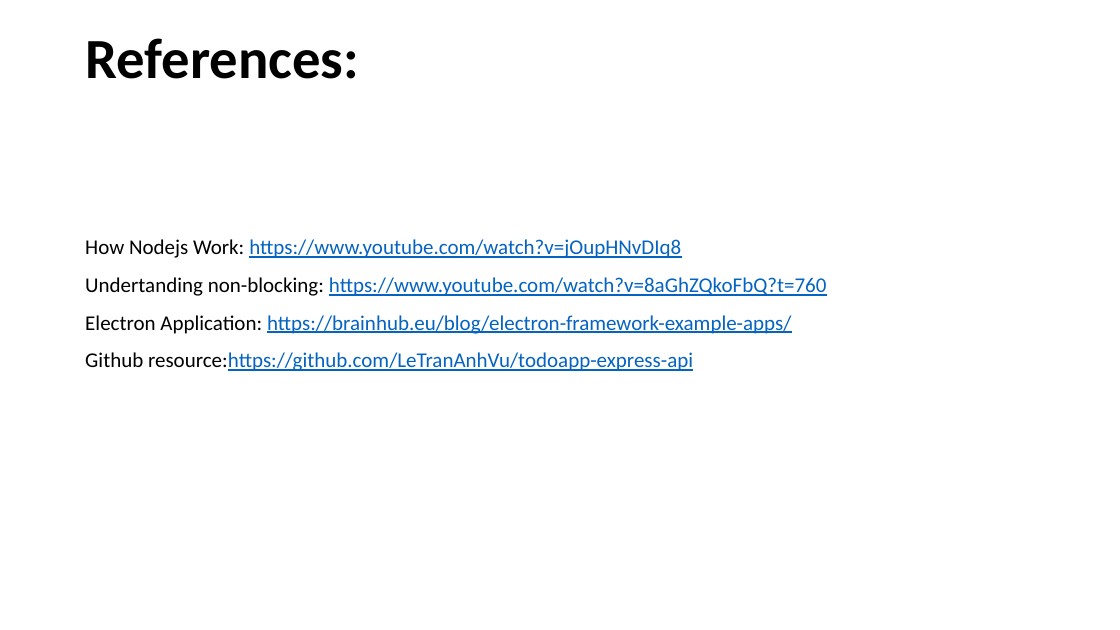
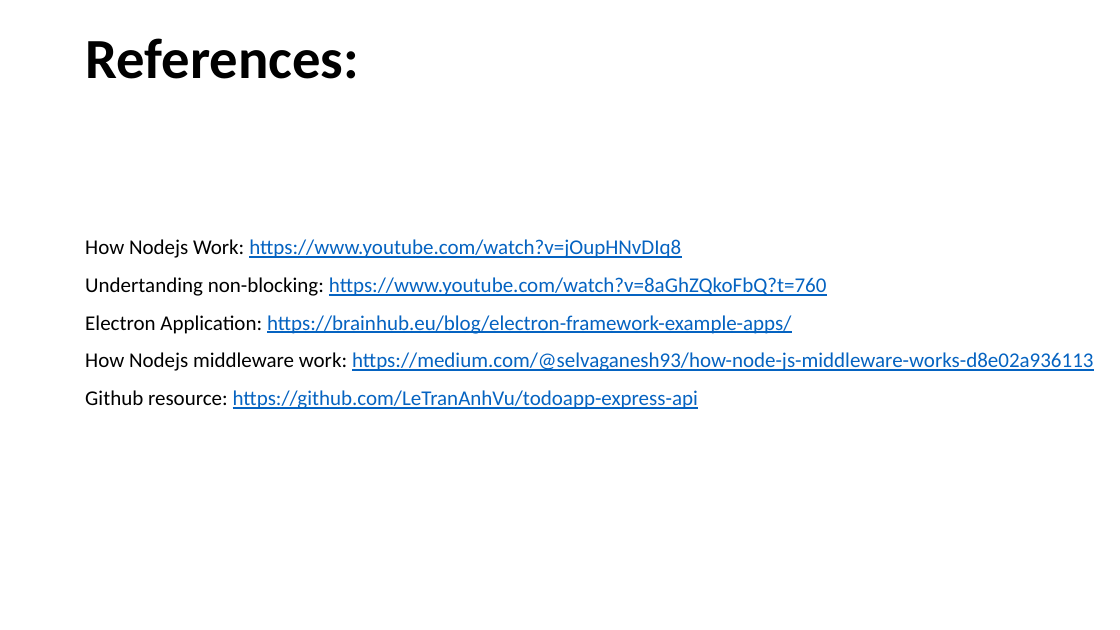
Before and after one commit to LeTranAnhVu/todoapp-express-api, a slide deck: slide 15 of doc/Introduction of Nodejs.pptx (slide 13 before the commit). Drawn at 1120x630 pixels with LibreOffice and Linux fonts; fonts in the diff are those of the drawing. Boxes give left, top, right and bottom in pixels: in the first picture for what was removed or moved away, otherwise in the second. Text is boxed around its words. In the diff, an @@ line names an element or a change of style, - is before the commit and + after.

```diff
--- a/doc/Introduction of Nodejs.pptx
+++ b/doc/Introduction of Nodejs.pptx
@@ text at (85, 352, 1093, 409): text changed @@
-Github resource:https://github.com/LeTranAnhVu/todoapp-express-api
+How Nodejs middleware work: https://medium.com/@selvaganesh93/how-node-js-middleware-works-d8e02a936113
+Github resource: https://github.com/LeTranAnhVu/todoapp-express-api
```
Also in this commit, not shown: 2 other slides changed, 2 slides added, 1 other file.
